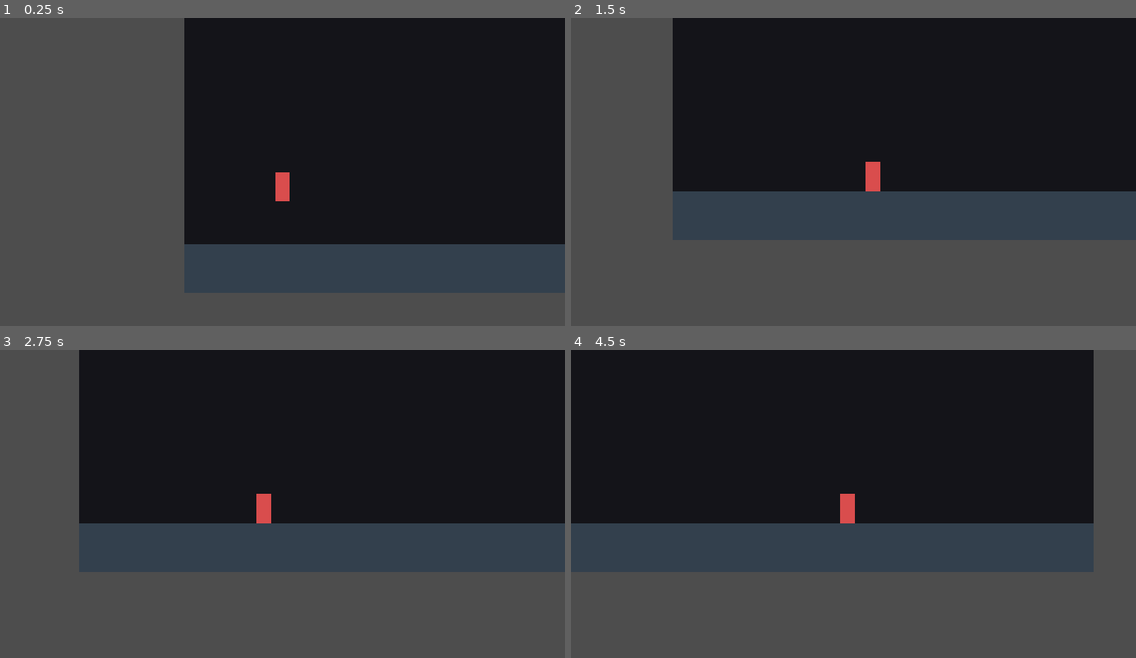
Above: before the commit, frames 1-4 (two rows, left to right).
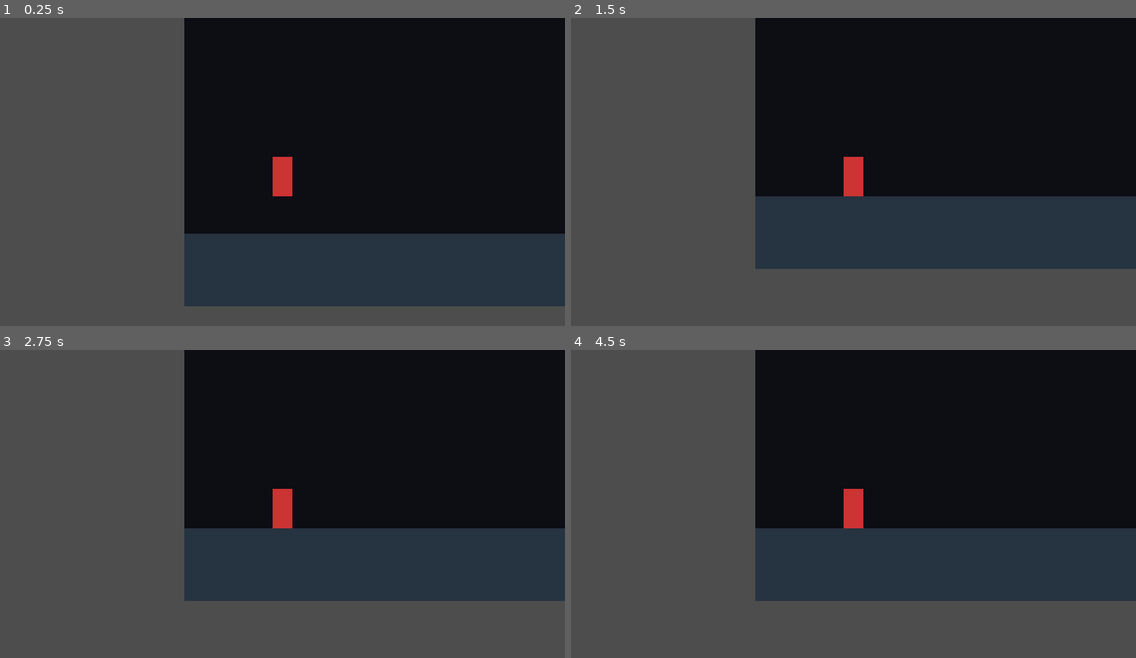
Above: after the commit, the same moments.

Repository: alexsndersoto04-source/Proyectos
Game: Godot game, scene res://main_scene.tscn
Two runs of this game, one before a commit and one after it. Both use one fixed random seed, a clock stepped at 60 frames per second and the inputs below.
Inputs (mouse positions are in pixels of both pictures, inside the frame that each line leads up to):
- Up to frame 1 (0.25 s): no input
- Up to frame 2 (1.5 s): move the mouse to (977, 159) at 0.52 s; hold Right (ui_right) from 0.53 s (still down); click (977, 159) at 0.67 s; move the mouse to (740, 193) at 1.27 s
- Up to frame 3 (2.75 s): move the mouse to (339, 439) at 2.02 s; release Right (ui_right) at 2.03 s; hold Left (ui_left) from 2.03 s (still down)
- Up to frame 4 (4.5 s): move the mouse to (825, 571) at 2.77 s; release Left (ui_left) at 2.78 s; hold Right (ui_right) 2.78-4.28 s; click (825, 571) at 2.92 s; move the mouse to (1023, 556) at 3.52 s; move the mouse to (684, 460) at 4.27 s; hold Left (ui_left) from 4.28 s (still down)

The runs differ from the first frame. In frame 1, 5.7% of the frame differs, in the area x 32-100%, y 45-94%; in frame 2, 19%; in frame 3, 21%; in frame 4, 37%, in the area x 0-100%, y 0-82%.

Commit message:
Limpieza total: Eliminar archivos de la IA anterior y cargar WAKE UP

Diff:
--- a/main_scene.gd
+++ /dev/null
@@ -1,4 +0,0 @@
-extends Node2D
-
-func _ready():
-	print("Escena principal de WAKE UP cargada correctamente.")
--- a/main_scene.tscn
+++ b/main_scene.tscn
@@ -1,40 +1,37 @@
-[gd_scene load_steps=3 format=3]
+[gd_scene load_steps=2 format=3]
 
-[ext_resource type="Script" path="res://main_scene.gd" id="1"]
-[ext_resource type="Script" path="res://player.gd" id="2"]
+[ext_resource type="Script" path="res://player.gd" id="1"]
 
 [node name="MainScene" type="Node2D"]
-script = ExtResource("1")
 
 [node name="ColorRectBackground" type="ColorRect" parent="."]
 offset_right = 1152.0
 offset_bottom = 648.0
-color = Color(0.08, 0.08, 0.1, 1)
+color = Color(0.05, 0.05, 0.08, 1)
 
 [node name="StaticBody2D_Suelo" type="StaticBody2D" parent="."]
-position = Vector2(0, 550)
+position = Vector2(0, 500)
 
 [node name="CollisionPolygon2D" type="CollisionPolygon2D" parent="StaticBody2D_Suelo"]
-polygon = PackedVector2Array(0, 0, 1152, 0, 1152, 100, 0, 100)
+polygon = PackedVector2Array(0, 0, 1152, 0, 1152, 148, 0, 148)
 
 [node name="ColorRectSuelo" type="ColorRect" parent="StaticBody2D_Suelo"]
 offset_right = 1152.0
-offset_bottom = 100.0
-color = Color(0.2, 0.25, 0.3, 1)
+offset_bottom = 148.0
+color = Color(0.15, 0.2, 0.25, 1)
 
 [node name="CharacterBody2D_Player" type="CharacterBody2D" parent="."]
-position = Vector2(200, 400)
-script = ExtResource("2")
+position = Vector2(200, 350)
+script = ExtResource("1")
 
 [node name="CollisionPolygon2D" type="CollisionPolygon2D" parent="CharacterBody2D_Player"]
-polygon = PackedVector2Array(-15, -30, 15, -30, 15, 30, -15, 30)
+polygon = PackedVector2Array(-20, -40, 20, -40, 20, 40, -20, 40)
 
 [node name="ColorRectBody" type="ColorRect" parent="CharacterBody2D_Player"]
-offset_left = -15.0
-offset_top = -30.0
-offset_right = 15.0
-offset_bottom = 30.0
-color = Color(0.85, 0.3, 0.3, 1)
+offset_left = -20.0
+offset_top = -40.0
+offset_right = 20.0
+offset_bottom = 40.0
+color = Color(0.8, 0.2, 0.2, 1)
 
 [node name="Camera2D" type="Camera2D" parent="CharacterBody2D_Player"]
-position_smoothing_enabled = true
--- a/player.gd
+++ b/player.gd
@@ -1,46 +1,10 @@
 extends CharacterBody2D
 
-const SPEED = 220.0
-const JUMP_VELOCITY = -400.0
+const SPEED = 200.0
+const JUMP_VELOCITY = -380.0
 var gravity = ProjectSettings.get_setting("physics/2d/default_gravity")
-
-# Variables para control táctil
-var move_left = false
-var move_right = false
 
 func _physics_process(delta):
 	if not is_on_floor():
 		velocity.y += gravity * delta
-
-	# Movimiento por botones en pantalla o teclado
-	var dir = 0.0
-	if move_left:
-		dir -= 1.0
-	if move_right:
-		dir += 1.0
-
-	if dir == 0.0:
-		dir = Input.get_axis("ui_left", "ui_right")
-
-	if dir != 0.0:
-		velocity.x = dir * SPEED
-	else:
-		velocity.x = move_toward(velocity.x, 0, SPEED)
-
 	move_and_slide()
-
-func _on_left_pressed():
-	move_left = true
-
-func _on_left_released():
-	move_left = false
-
-func _on_right_pressed():
-	move_right = true
-
-func _on_right_released():
-	move_right = false
-
-func _on_jump_pressed():
-	if is_on_floor():
-		velocity.y = JUMP_VELOCITY
--- a/project.godot
+++ b/project.godot
@@ -1,18 +1,14 @@
 config_version=5
 
 [application]
-
 config/name="WAKE UP"
 run/main_scene="res://main_scene.tscn"
 config/features=PackedStringArray("4.2", "Forward Plus")
-config/icon="res://icon.svg"
 
 [display]
-
 window/size/viewport_width=1152
 window/size/viewport_height=648
 window/stretch/mode="canvas_items"
 
 [rendering]
-
 renderer/rendering_method="gl_compatibility"
